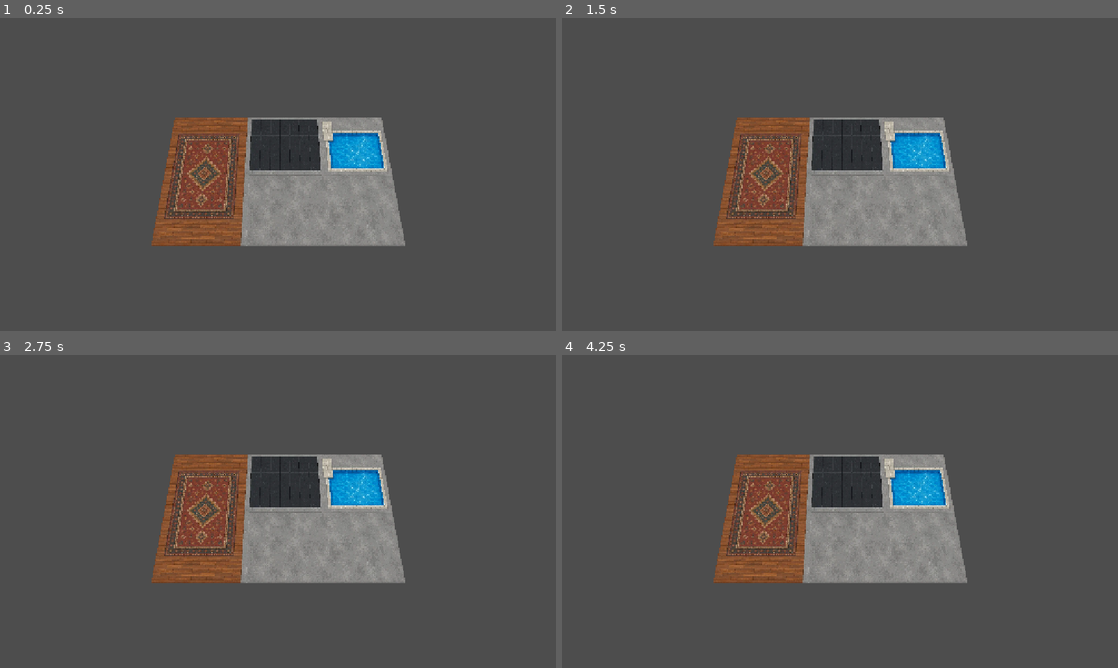
Above: before the commit, frames 1-4 (two rows, left to right).
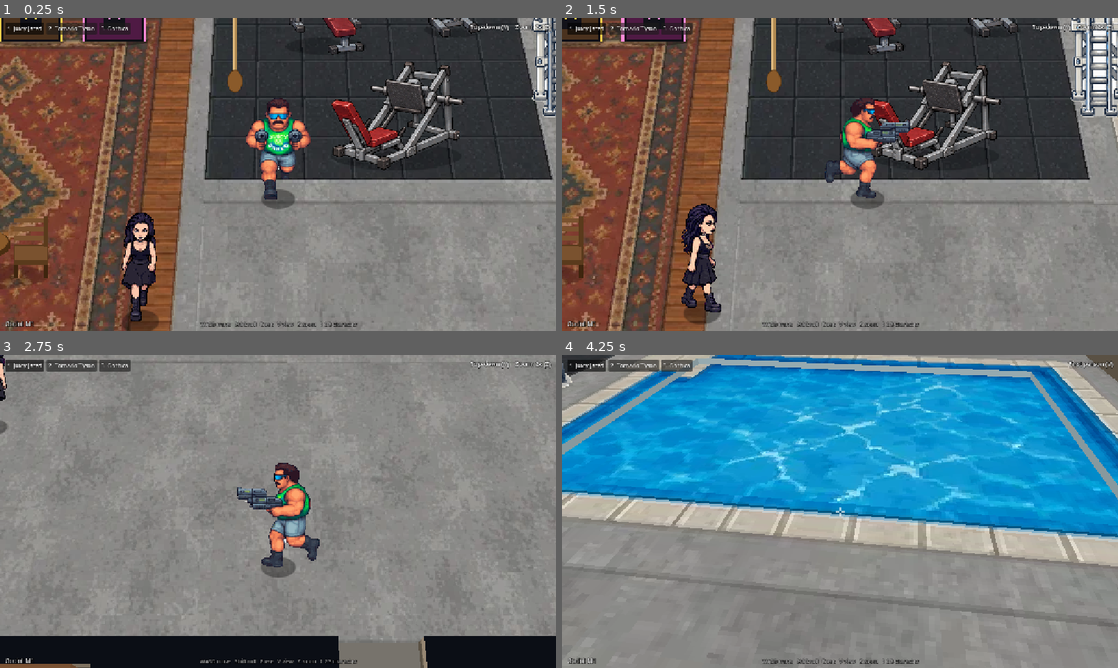
Above: after the commit, the same moments.

Repository: eflare17/Smashed-tv
Game: Godot game, scene res://scenes/main.tscn
The game is run twice, just before and just after one commit, with the same random seed, the same clock (stepped at 60 frames per second) and the same inputs.
Inputs (mouse positions are in pixels of both pictures, inside the frame that each line leads up to):
- Up to frame 1 (0.25 s): no input
- Up to frame 2 (1.5 s): click (584, 27) at 0.5 s, where only the run after the commit has a clickable "1 Juicy Jared"; tap Enter at 1.25 s; move the mouse to (962, 158) at 1.27 s; hold D (move_right) from 1.28 s (still down); hold E (interact) from 1.28 s (still down); click (962, 158) at 1.42 s
- Up to frame 3 (2.75 s): move the mouse to (166, 527) at 2.02 s; release D (move_right) at 2.03 s; release E (interact) at 2.03 s; hold S (move_down) from 2.03 s (still down); tap Shift (roll) at 2.1 s
- Up to frame 4 (4.25 s): move the mouse to (895, 442) at 2.77 s; release S (move_down) at 2.78 s; hold D (move_right) 2.78-3.53 s; hold V (toggle_view) 2.78-3.53 s; move the mouse to (812, 574) at 3.52 s; hold W (move_up) from 3.53 s (still down); tap Z at 3.6 s; click (812, 574) at 3.67 s

The runs differ from the first frame. In frame 1, 87% of the frame differs, in the area x 0-100%, y 0-100%; in frame 2, 88%; in frame 3, 93%; in frame 4, 95%.

Commit message:
Godot: checkpoint of the integrated M1 build; setup script and screenshot tool for extra sessions; PARALLEL.md (who builds what)
Co-Authored-By: Claude Opus 5.5 <noreply@anthropic.com>
Claude-Session: https://claude.ai/code/session_01FWmdVFoLeVVHE1LT8NXN4Z

Diff:
--- a/godot/scenes/main.tscn
+++ b/godot/scenes/main.tscn
@@ -1,6 +1,35 @@
-[gd_scene load_steps=2 format=3]
+[gd_scene load_steps=8 format=3]
 
-[ext_resource type="Script" path="res://scripts/main.gd" id="1"]
+[ext_resource type="Script" uid="uid://dby6tf4tpdo5a" path="res://scripts/main.gd" id="1"]
+[ext_resource type="Script" uid="uid://dq2v7ldnkuqm8" path="res://scripts/world/world_builder.gd" id="2"]
+[ext_resource type="Script" uid="uid://c8cu2yb02jmvk" path="res://scripts/lobby/trampoline.gd" id="3"]
+[ext_resource type="Script" uid="uid://bxededt6wbg8t" path="res://scripts/npc/gothica.gd" id="4"]
+[ext_resource type="Script" uid="uid://bg2neqsy73nd0" path="res://scripts/player/player.gd" id="5"]
+[ext_resource type="Script" uid="uid://d0xry18nc2s6o" path="res://scripts/camera/camera_rig.gd" id="6"]
+[ext_resource type="Script" uid="uid://d0w8yar8776wu" path="res://scripts/ui/hud.gd" id="7"]
 
 [node name="Main" type="Node3D"]
 script = ExtResource("1")
+
+[node name="World" type="Node3D" parent="." groups=["world_builder"]]
+script = ExtResource("2")
+include_trampoline = false
+
+[node name="Sun" type="DirectionalLight3D" parent="."]
+transform = Transform3D(-1, 0, 0, 0, 0.642788, 0.766044, 0, 0.766044, -0.642788, 0, 10, 0)
+light_energy = 0.9
+
+[node name="Trampoline" type="Node3D" parent="."]
+script = ExtResource("3")
+
+[node name="Gothica" type="CharacterBody3D" parent="."]
+script = ExtResource("4")
+
+[node name="Player" type="CharacterBody3D" parent="."]
+script = ExtResource("5")
+
+[node name="CameraRig" type="Node3D" parent="."]
+script = ExtResource("6")
+
+[node name="Hud" type="CanvasLayer" parent="."]
+script = ExtResource("7")
--- a/godot/scripts/camera/camera_rig.gd
+++ b/godot/scripts/camera/camera_rig.gd
@@ -37,6 +37,12 @@
 @export var top_fov: float = 30.0
 ## First person field of view across, degrees (the HTML game's 66).
 @export var fp_fov: float = 66.0
+## How much of his height off the ground the top-down view rises with (on the trampoline, and otherwise). The HTML
+## game's flat view lifts by 0.3 of it on the trampoline; in 3D the camera is close enough that a bounce 8 m up
+## would come right up to it and leave the screen, so the view rises with most of the height instead: he still
+## goes up the screen and the yard drops away under him.
+@export var air_follow_tramp: float = 0.75
+@export var air_follow: float = 0.6
 ## The ground the top-down view keeps inside, HTML units (x0, y0, w, h); empty: no limit.
 var bounds: Rect2 = Rect2()
 ## Lets the mouse capture happen (false for tests or menus over the game).
@@ -207,7 +213,7 @@
 		var hp := target.html_pos()
 		tx = hp.x
 		ty = hp.y - 20.0                                   # camFollow: me.y - 20, him a little below the middle
-		th = target.dz * (0.3 if target.on_tramp else 0.6)  # and up with him when he's off the ground
+		th = target.dz * (air_follow_tramp if target.on_tramp else air_follow)  # and up with him off the ground
 	if _snap:
 		_aim = Vector2(tx, ty)
 		_aim_h = th
--- a/godot/scripts/main.gd
+++ b/godot/scripts/main.gd
@@ -1,23 +1,79 @@
 extends Node3D
-## Skeleton: the lounge floor picture on the ground, a light, and a camera looking down at it.
-## (Milestone 1 replaces this with the world, the player and the cameras.)
+## The game (milestone 1): the lobby, the bedroom and the yard (World, a WorldBuilder), the player standing where
+## the HTML game starts you (calls.playerStart), the camera rig following him (top-down, V for first person),
+## the HUD, the backyard trampoline (TRAMP.cx/cy) and Gothica wandering the lounge (calls.npcGoth), and a sun.
+## Owned by the Putting it together task.
+##
+## The nodes are in scenes/main.tscn; this places them from game_data.json, builds the World and wires them up.
+## The World draws everything unshaded (the HTML game's shading is baked in), so the sun is only for what's lit
+## (and for the day and night pass, 1.4).
+##
+## Debugging: run with the user argument --state (or open the web build with ?state in its address) and it
+## prints a "STATE ..." line ten times a second: where the player is, his height, the view, what E says, where
+## Gothica is. The browser tests read these.
+
+@onready var world: WorldBuilder = $World
+@onready var sun: DirectionalLight3D = $Sun
+@onready var trampoline: Trampoline = $Trampoline
+@onready var gothica: Gothica = $Gothica
+@onready var player: Player = $Player
+@onready var rig: CameraRig = $CameraRig
+@onready var hud: Hud = $Hud
+
+## Print STATE lines (see above).
+var print_state: bool = false
+var _state_t: float = 0.0
 
 func _ready() -> void:
-	var lounge: Texture2D = GameData.tex(GameData.manifest["LOUNGE_IMG.src"])
-	var a: Dictionary = GameData.data["ARENA"]
-	var floor := MeshInstance3D.new()
-	var pm := PlaneMesh.new()
-	pm.size = Vector2((a["w"] - a["wall"] * 2) * GameData.UNIT, (a["h"] - a["wall"] * 2) * GameData.UNIT)
-	floor.mesh = pm
-	var mat := StandardMaterial3D.new()
-	mat.albedo_texture = lounge
-	mat.texture_filter = BaseMaterial3D.TEXTURE_FILTER_NEAREST
-	mat.shading_mode = BaseMaterial3D.SHADING_MODE_UNSHADED
-	floor.material_override = mat
-	floor.position = GameData.world_to_3d(a["w"] / 2.0, a["h"] / 2.0)
-	add_child(floor)
-	var cam := Camera3D.new()
-	cam.position = GameData.world_to_3d(a["w"] / 2.0, a["h"] * 0.95, 700)
-	add_child(cam)
-	cam.look_at(GameData.world_to_3d(a["w"] / 2.0, a["h"] / 2.0))
-	cam.current = true
+	var d: Dictionary = GameData.data
+	var calls: Dictionary = d.get("calls", {})
+	var t: Dictionary = d.get("T", {})
+	# the World: its own trampoline left off (the Trampoline node is the one you bounce on)
+	world.add_to_group("world_builder")
+	world.player_radius = float(t.get("radius", 14.0))
+	world.include_trampoline = false
+	world.build()
+	# the haze is for first person: from high over the yard it would wash the top-down view out
+	if world.environment:
+		world.environment.fog_enabled = false
+	# the player where the lobby starts you
+	var ps: Dictionary = calls.get("playerStart", {"x": 380, "y": 260})
+	player.place(float(ps.x), float(ps.y))
+	player.facing = Vector2(0, 1)
+	# the camera: follows him, kept inside the whole lobby (camView keeps the view inside worldW x worldH)
+	rig.bounds = Rect2(0, 0, float(calls.get("worldW", 2003)), float(calls.get("worldH", 1998)))
+	rig.target = player
+	rig.mode_changed.connect(_on_mode)
+	hud.player = player
+	hud.rig = rig
+	# Gothica where the lobby has her
+	var g: Dictionary = calls.get("npcGoth", {"x": 200, "y": 360})
+	gothica.start = Vector2(float(g.x), float(g.y))
+	gothica.place(float(g.x), float(g.y))
+	gothica.refresh_obstacles()
+	_on_mode(rig.mode)
+	print_state = "--state" in OS.get_cmdline_user_args()
+	if OS.has_feature("web"):
+		var q = JavaScriptBridge.eval("window.location.search", true)
+		if q is String and q.find("state") >= 0:
+			print_state = true
+	print("Smashed TV (Godot) ", hud.build_text, ": ready")
+
+func _on_mode(m: int) -> void:
+	# first person has the HTML game's distance haze; top-down doesn't (the HTML view has none)
+	if world.environment:
+		world.environment.fog_enabled = m == CameraRig.Mode.FIRST_PERSON
+
+func _process(delta: float) -> void:
+	if not print_state:
+		return
+	_state_t += delta
+	if _state_t < 0.1:
+		return
+	_state_t = 0.0
+	var hp := player.html_pos()
+	var gp := gothica.html_pos2()
+	print("STATE x=%.1f y=%.1f dz=%.1f tramp=%s frozen=%s mode=%d zoom=%d label=%s char=%s look=%.2f/%.2f goth=%.1f,%.1f gm=%s cut=%s fps=%d" % [
+		hp.x, hp.y, player.dz, player.on_tramp, player.frozen, rig.mode, rig.zoom_level, player.focus_label,
+		player.char_id, player.look_ang, player.look_y, gp.x, gp.y, gothica.moving, world.is_cut_away(),
+		Engine.get_frames_per_second()])
--- a/godot/scripts/player/player.gd
+++ b/godot/scripts/player/player.gd
@@ -361,7 +361,12 @@
 	else:
 		sprite.action = ""
 		sprite.roll_t = 0.0
-	sprite.air = dz
+	# his contact shadow on what he's over: the mat when he's on the trampoline (drawJared draws it there)
+	var floor_z := 0.0
+	if on_tramp:
+		var tr = GameData.data.get("TRAMP", {})
+		floor_z = float(tr.get("mat", 32.0)) if tr is Dictionary else 32.0
+	sprite.air = maxf(0.0, dz - floor_z)
 	sprite.visible = not is_first_person()
 	var cam := get_viewport().get_camera_3d()
 	if sprite.visible:
Not shown, added: godot/scripts/interact/interactable.gd.uid
Not shown, added: godot/PARALLEL.md
Not shown, added: godot/tools/gd_shot.mjs
Not shown, added: godot/tools/setup_godot.sh
